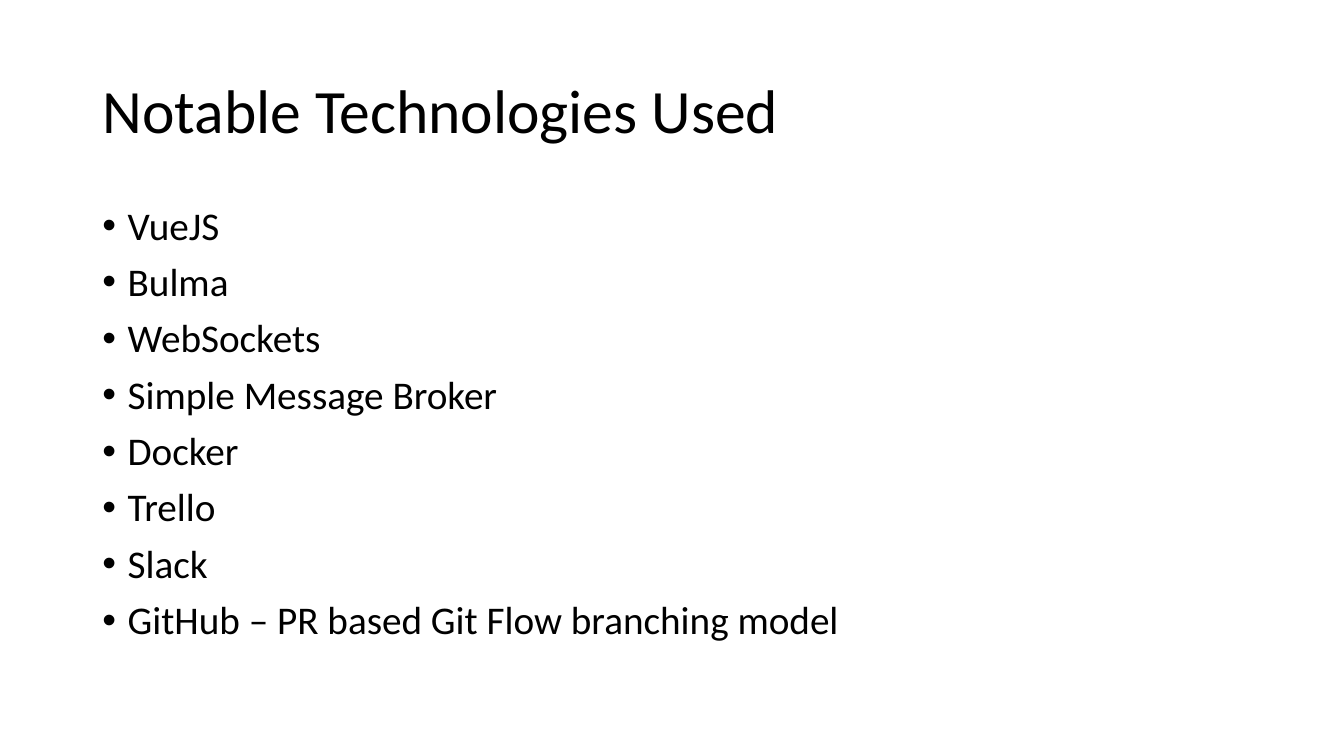
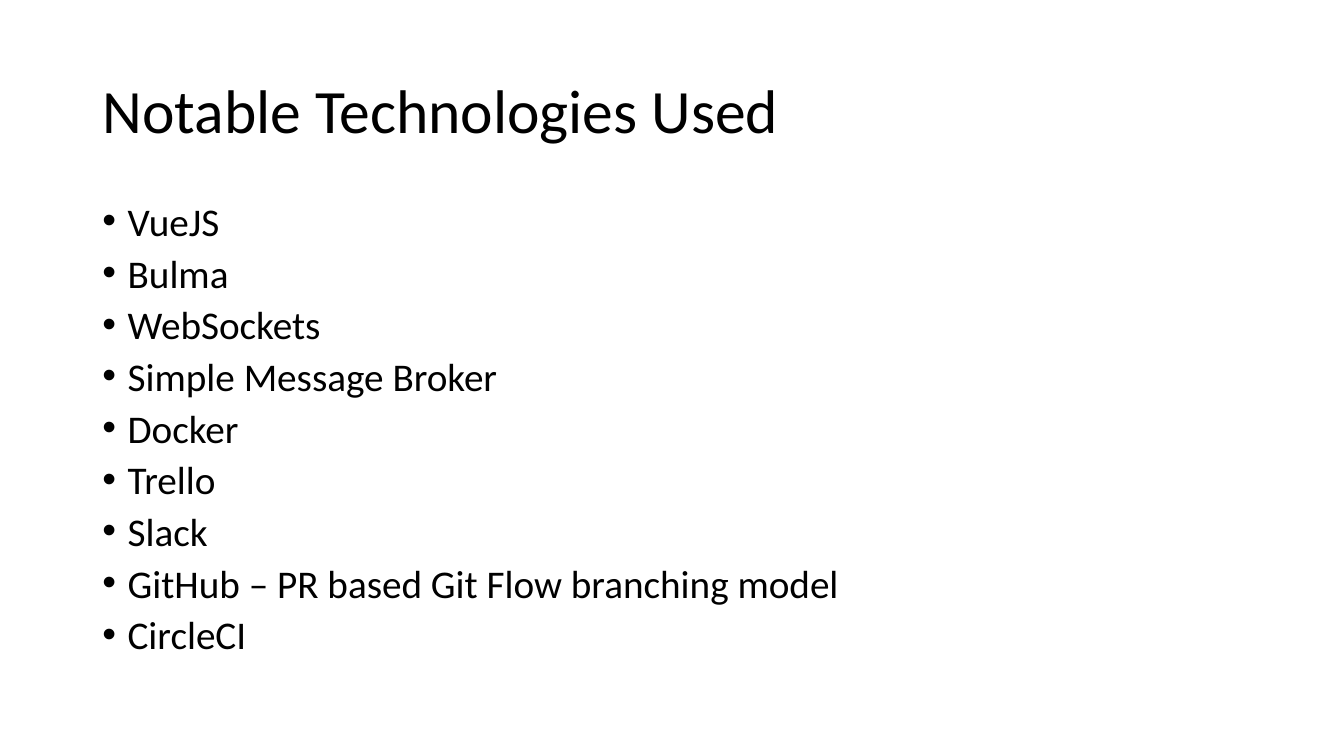
Before and after one commit to jonathangetachew/SoNet, a slide deck: slide 3 of docs/SoNet.pptx. Drawn at 1344x756 pixels with LibreOffice and Linux fonts; fonts in the diff are those of the drawing. Boxes give left, top, right and bottom in pixels: in the first picture for what was removed or moved away, otherwise in the second. Text is boxed around its words. In the diff, an @@ line names an element or a change of style, - is before the commit and + after.

Commit message:
Updated Slides again.

```diff
--- a/docs/SoNet.pptx
+++ b/docs/SoNet.pptx
@@ text at <box>128,210,839,605</box>: line spacing 0.9 to 0.8 @@
@@ text at <box>128,621,247,650</box>: paragraph added @@
+• CircleCI
```
